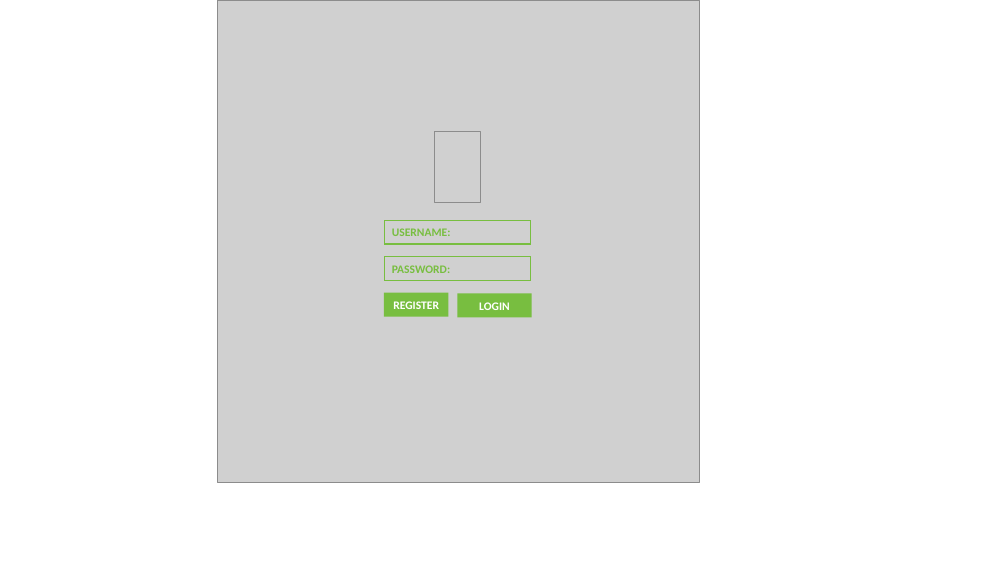
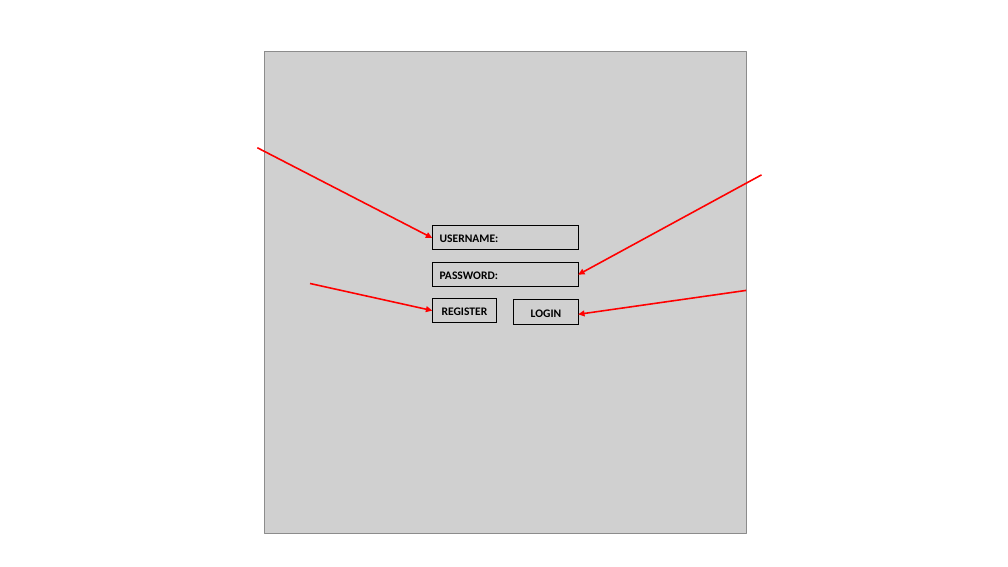
Before and after one commit to tjfitzster/HDIP_FinalProject_24-7Gardner, a slide deck: slide 1 of sTOREYBOARD.pptx (slide 2 before the commit). Drawn at 1008x567 pixels with LibreOffice and Linux fonts; fonts in the diff are those of the drawing; grey boxes stand for pictures. Boxes give left, top, right and bottom in pixels: in the first picture for what was removed or moved away, otherwise in the second. Text is boxed around its words. In the diff, an @@ line names an element or a change of style, - is before the commit and + after.

Commit message:
Login proof of concept is now working correctly.

```diff
--- a/sTOREYBOARD.pptx
+++ b/sTOREYBOARD.pptx
@@ picture: place and size @@
-picture at (218, 0, 700, 482)
+picture at (265, 51, 747, 534)
@@ arrow added from (257, 147) to (433, 238), #FF0000 1.5 pt @@
@@ picture removed at (434, 132, 480, 203) @@
@@ arrow added from (761, 175) to (578, 274), #FF0000 1.5 pt @@
@@ 3 rectangles: place and size @@
-3 rectangles at (384, 220, 530, 317)
+3 rectangles at (433, 226, 578, 323)
@@ rectangle "USERNAME:" at (433, 226, 578, 250): text colour #78BE40 to #000000; outline #78BE40 1 pt to #000000 1 pt @@
@@ rectangle "PASSWORD:" at (433, 262, 578, 287): text colour #78BE40 to #000000; outline #78BE40 1 pt to #000000 1 pt @@
@@ arrow added from (310, 284) to (433, 311), #FF0000 1.5 pt @@
@@ rectangle "REGISTER" at (433, 299, 497, 323): text colour #FFFFFF to #000000; fill #78BE40 to none; outline none to #000000 1 pt @@
@@ arrow added from (746, 290) to (578, 315), #FF0000 1.5 pt @@
@@ rectangle "LOGIN" at (514, 300, 578, 325): text colour #FFFFFF to #000000; fill #78BE40 to none; outline none to #000000 1 pt @@
@@ rectangle "LOGIN": place and size @@
-rectangle "LOGIN" at (457, 293, 532, 318)
+rectangle "LOGIN" at (514, 300, 578, 325)
```
Also in this commit, not shown: 1 other slide changed, 1 slide added, 6 slides removed, 10 other files.
